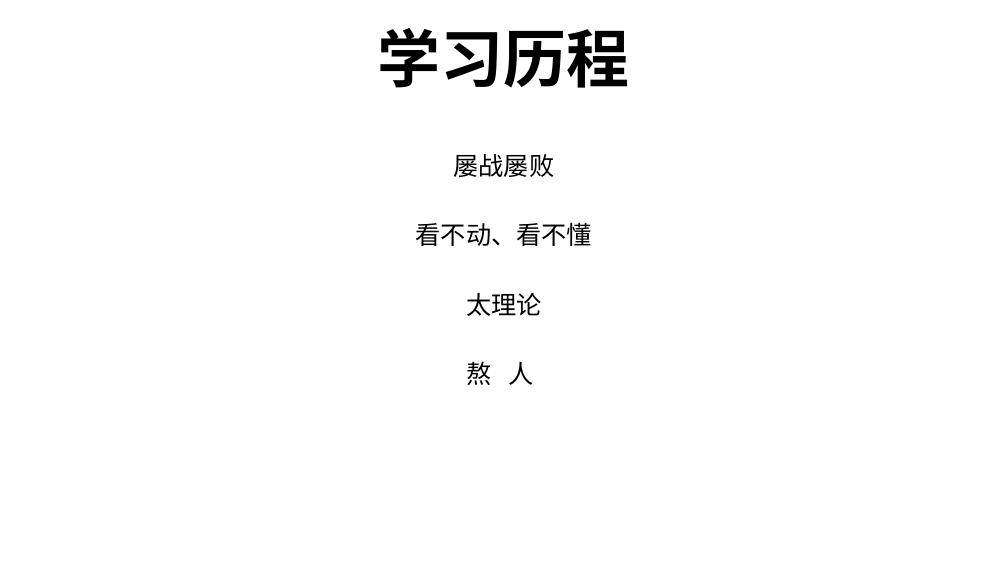
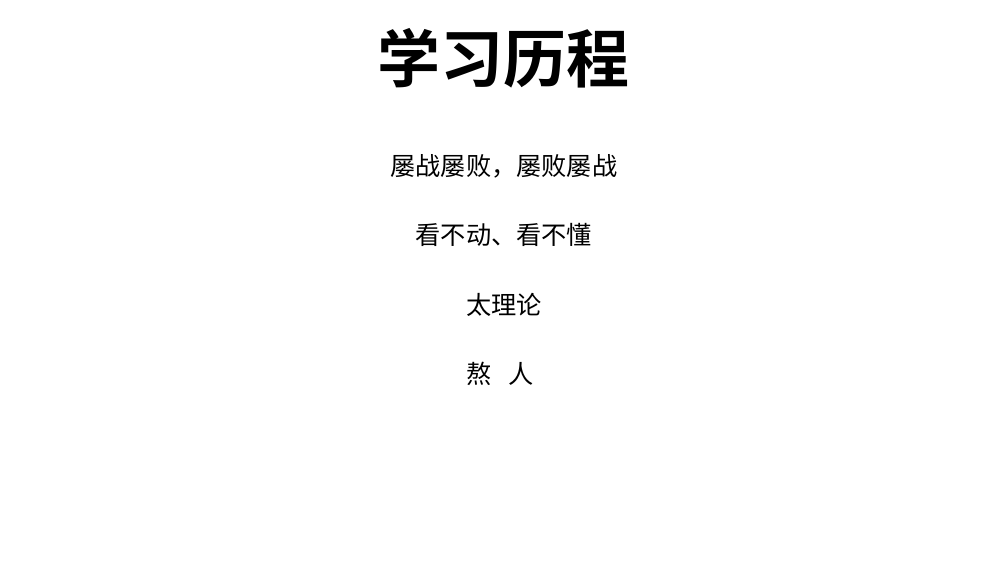
Before and after one commit to sunchong/ALG, a slide deck: slide 2 of ALG/docs/数据结构与算法.pptx. Drawn at 1008x567 pixels with LibreOffice and Linux fonts; fonts in the diff are those of the drawing. Boxes give left, top, right and bottom in pixels: in the first picture for what was removed or moved away, otherwise in the second. Text is boxed around its words. In the diff, an @@ line names an element or a change of style, - is before the commit and + after.

```diff
--- a/ALG/docs/数据结构与算法.pptx
+++ b/ALG/docs/数据结构与算法.pptx
@@ subtitle at (391, 154, 618, 178): text changed @@
-屡战屡败
+屡战屡败，屡败屡战
```
Also in this commit, not shown: 7 other slides changed, 7 slides added, 2 slides removed.
